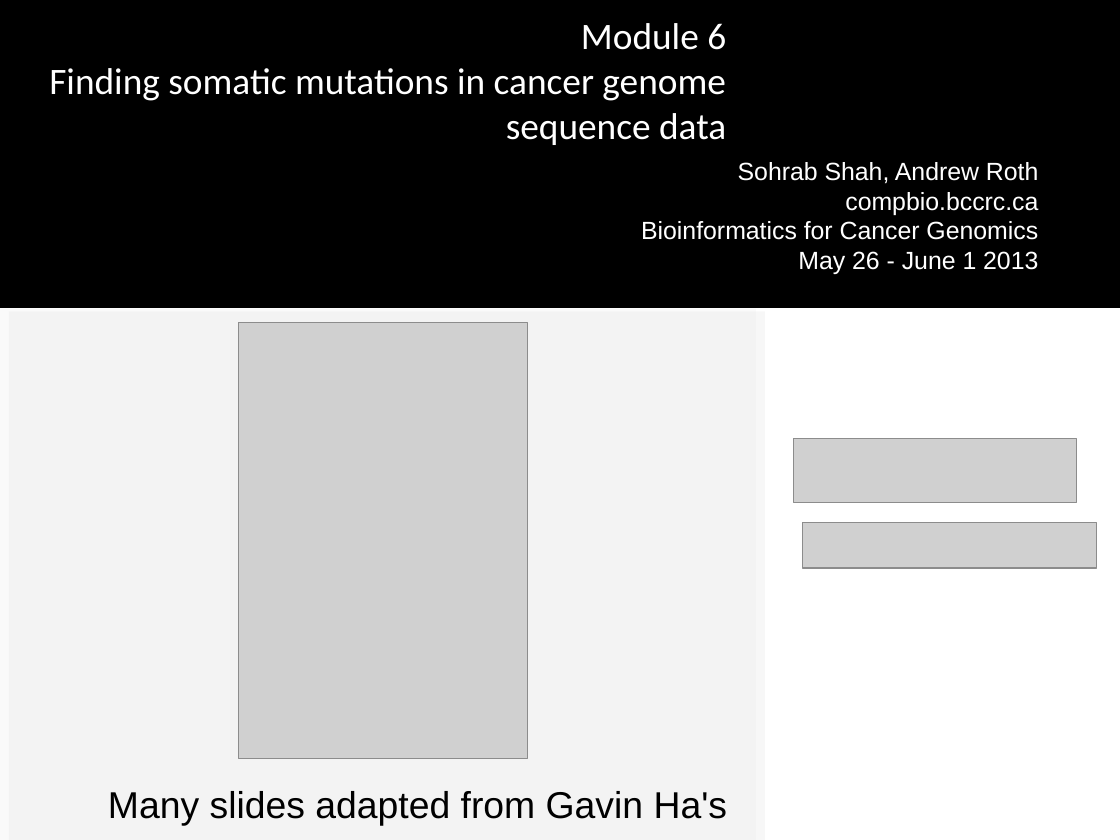
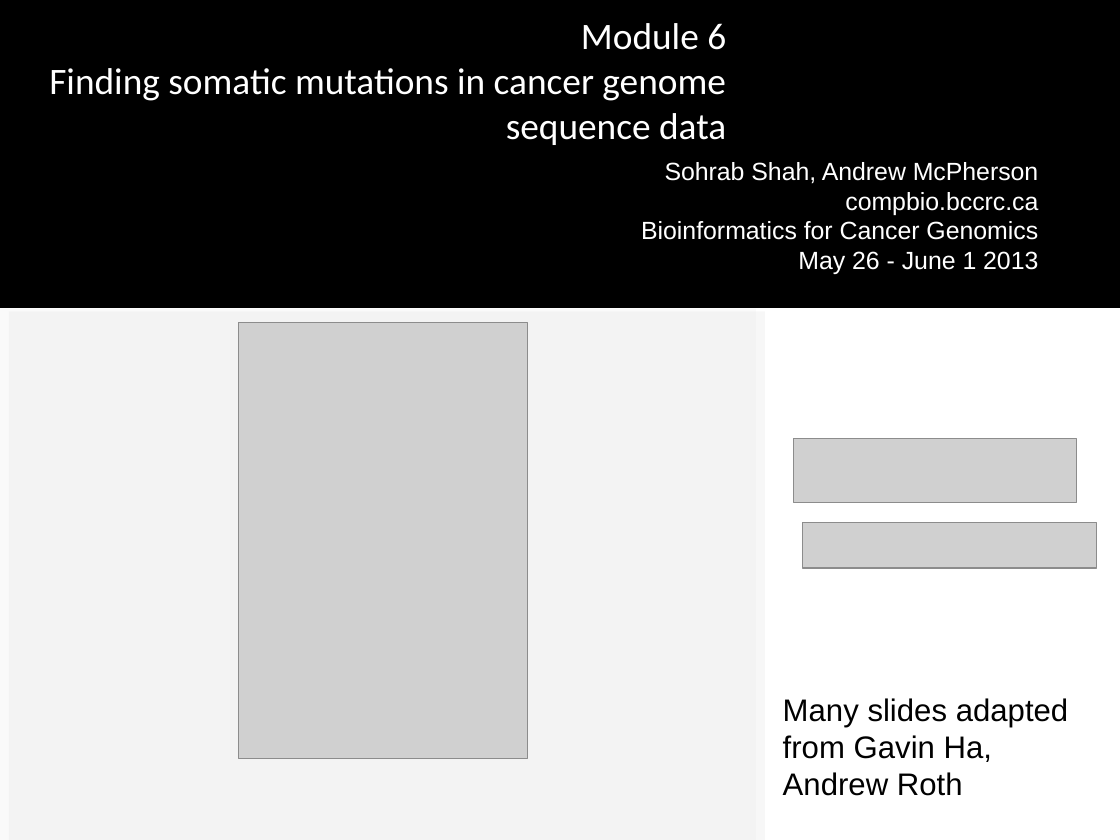
Before and after one commit to tinyheero/BICG-2016, a slide deck: slide 3 of snvs/content/BiCG_2012_Module6_Lab_shah.ppt. Drawn at 1120x840 pixels with LibreOffice and Linux fonts; fonts in the diff are those of the drawing; grey boxes stand for pictures; background and template pictures are left out. Boxes give left, top, right and bottom in pixels: in the first picture for what was removed or moved away, otherwise in the second. Text is boxed around its words. In the diff, an @@ line names an element or a change of style, - is before the commit and + after.

```diff
--- a/snvs/content/BiCG_2012_Module6_Lab_shah.ppt
+++ b/snvs/content/BiCG_2012_Module6_Lab_shah.ppt
@@ text at <box>665,162,1039,184</box>: text changed @@
-Sohrab Shah, Andrew Roth
+Sohrab Shah, Andrew McPherson
@@ text at <box>783,698,1069,796</box>: text changed; size 24 to 20 pt @@
-Many slides adapted from Gavin Ha's
+Many slides adapted from Gavin Ha,
+Andrew Roth
```
Also in this commit, not shown: 5 other slides changed, 3 slides added.
